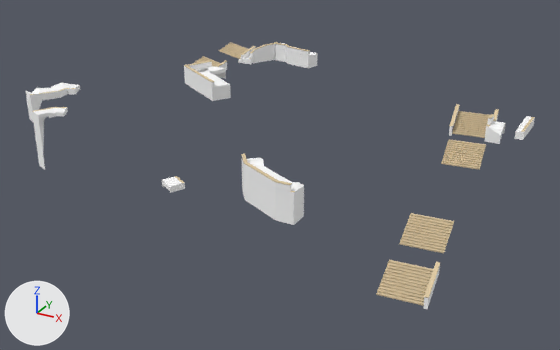
What one commit did to the glTF model games/yorimichi/assets/belmonte/meshes/SM_BM_BC_Works_1_1.glb.
Camera for both pictures: a 50 mm camera at (13.0, -237.1, 20.5) aimed at (-40.5, -139.9, -28.1). The lights are fixed; the arrows at lower left show +X, +Y and +Z. The older version comes first. Vertices at exactly the same position are counted once.

Script lines for the objects in view, before the commit:
```python
me_sm_bc_works_1_1 = bpy.data.meshes.new('SM_BC_Works_1_1')
me_sm_bc_works_1_1.from_pydata(...)  # 2697 vertices, 3452 faces; spans x -86.3..-5.4, y -170.9..-108.7, z -29.2..-15.0
# faces by material slot: [2398, 160, 894]
me_sm_bc_works_1_1.materials.append(mat_bm_000_m_ashlar_005)
me_sm_bc_works_1_1.materials.append(mat_bm_001_m_flag_016)
me_sm_bc_works_1_1.materials.append(mat_bm_002_m_rubble_002)
ob_sm_bm_bc_works_1_1 = bpy.data.objects.new('SM_BM_BC_Works_1_1', me_sm_bc_works_1_1)
ob_sm_bm_bc_works_1_1.location = (0.0, 0.0, 0.0)
```
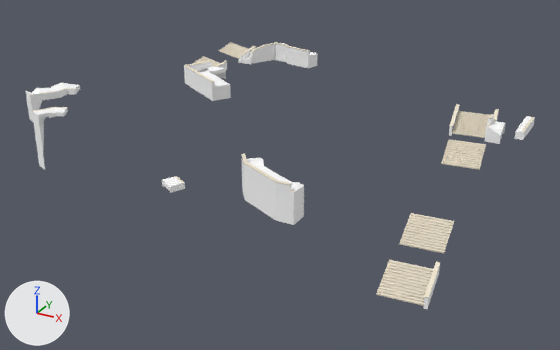
Edits to the bpy script that builds the scene:
```text
Change me_sm_bc_works_1_1:
    where me_sm_bc_works_1_1.from_pydata(...)  # 2697 vertices, 3452 faces; spans x -86.3..-5.4, y -170.9..-108.7, z -29.2..-15.0
    used by ob_sm_bm_bc_works_1_1; location = (0.0, 0.0, 0.0)
    me_sm_bc_works_1_1 part 1: 2398 faces centred in x -83.7..-5.6, y -170.8..-112.0, z -24.1..-15.0 are repainted in the vertex colours; the middle colour goes from beige #d5c19d to pale yellow #ece2ce
```

Location of each change, [x1, y1, x2, y2] in pixels of the pictures (560 x 350 px):
part 1 of me_sm_bc_works_1_1, recoloured
    both: [33, 42, 535, 306]
